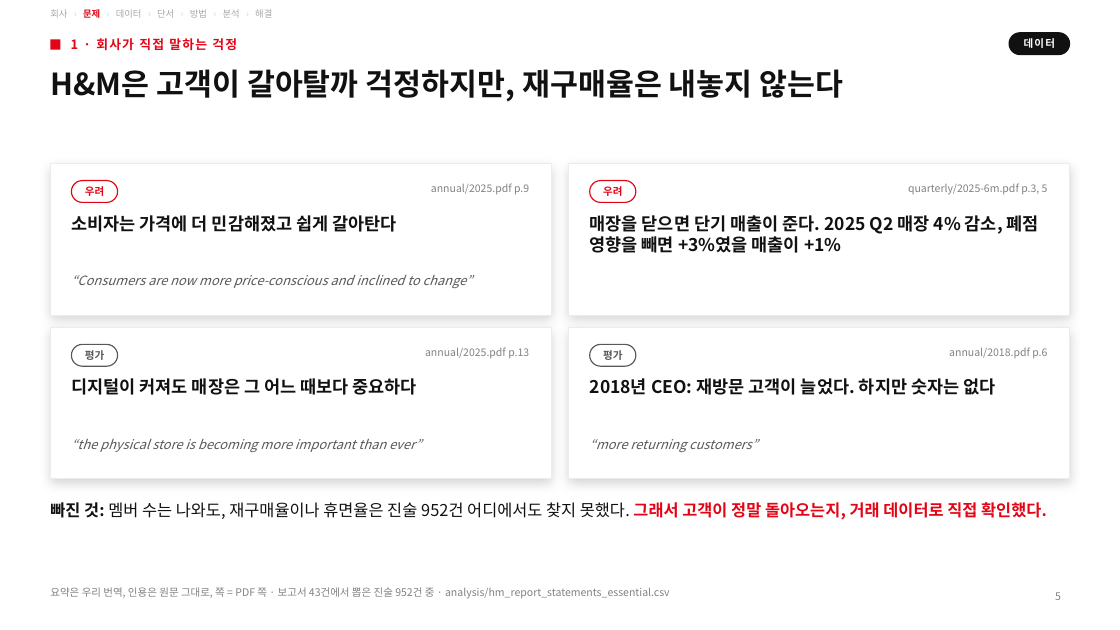
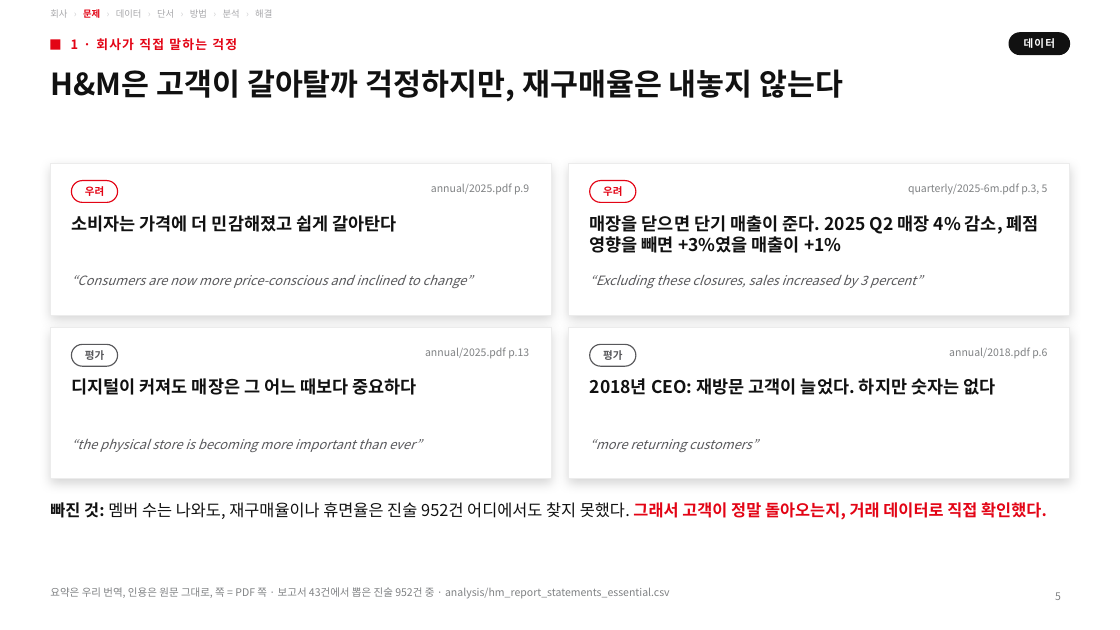
Before and after one commit to underthesun7213/social-data, a slide deck: slide 5 of presentation/hm_retention_deck_ko.pptx. Drawn at 1120x630 pixels with LibreOffice and Linux fonts; fonts in the diff are those of the drawing. Boxes give left, top, right and bottom in pixels: in the first picture for what was removed or moved away, otherwise in the second. Text is boxed around its words. In the diff, an @@ line names an element or a change of style, - is before the commit and + after.

```diff
--- a/presentation/hm_retention_deck_ko.pptx
+++ b/presentation/hm_retention_deck_ko.pptx
@@ text added at [590, 275, 922, 288], 11 pt, text #58585B, italic @@
+“Excluding these closures, sales increased by 3 percent”
```
Also in this commit, not shown: 1 other slide changed, 4 other files.
